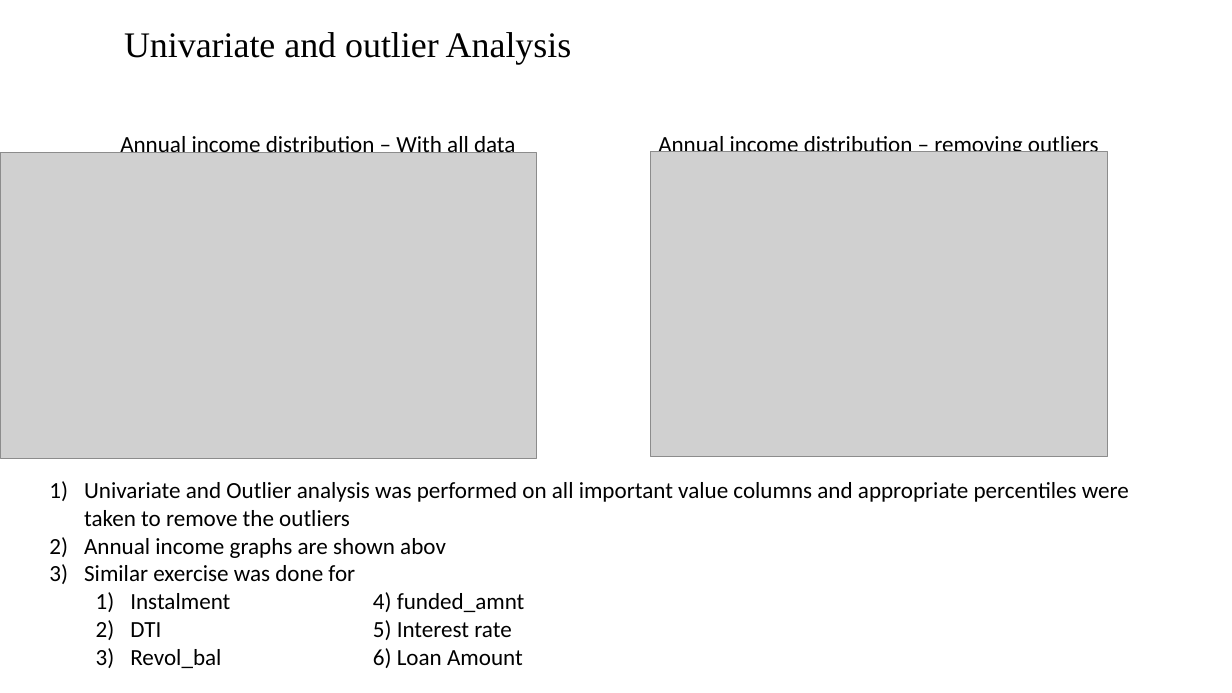
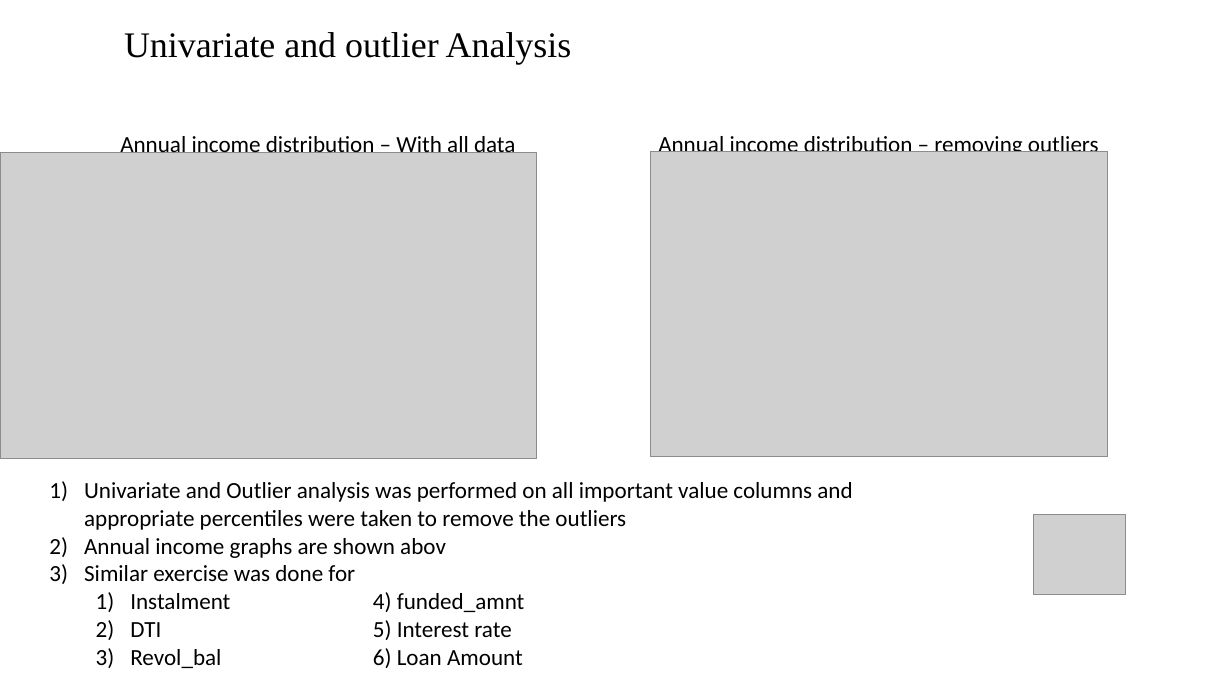
Before and after one commit to Nanditha-G-N/Machine-Learning-Case-Studies, a slide deck: slide 8 of case-study-2/Loan Default case study findings.pptx. Drawn at 1232x693 pixels with LibreOffice and Linux fonts; fonts in the diff are those of the drawing; grey boxes stand for pictures; background and template pictures are left out. Boxes give left, top, right and bottom in pixels: in the first picture for what was removed or moved away, otherwise in the second. Text is boxed around its words. In the diff, an @@ line names an element or a change of style, - is before the commit and + after.

```diff
--- a/case-study-2/Loan Default case study findings.pptx
+++ b/case-study-2/Loan Default case study findings.pptx
@@ text "Univariate and Outlier analysis was ..." rewrapped from box(84, 482, 1129, 668) to box(84, 482, 852, 668) @@
@@ picture added at box(1034, 515, 1127, 594) @@
```
Also in this commit, not shown: 3 other slides changed, 2 slides added, 10 other files.
